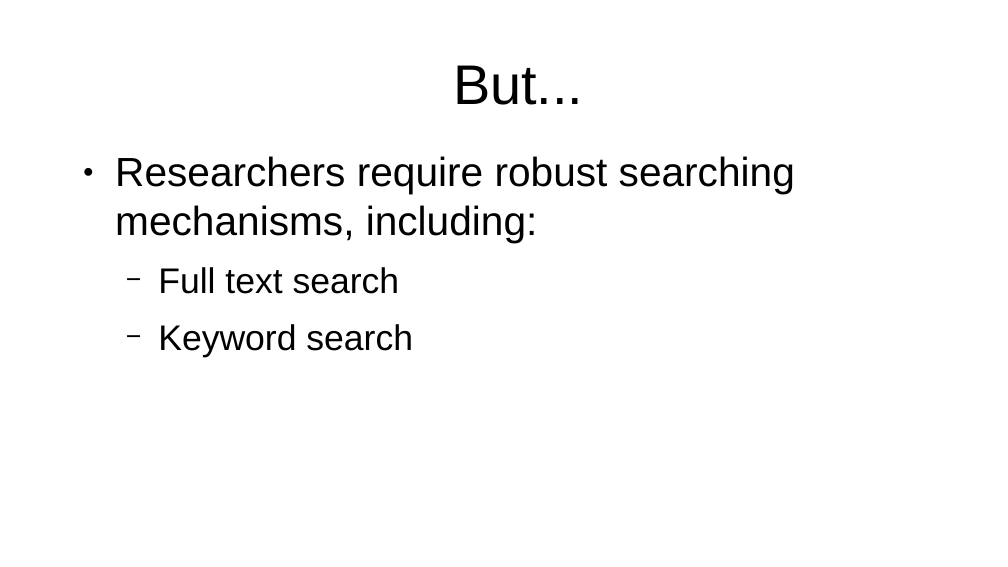
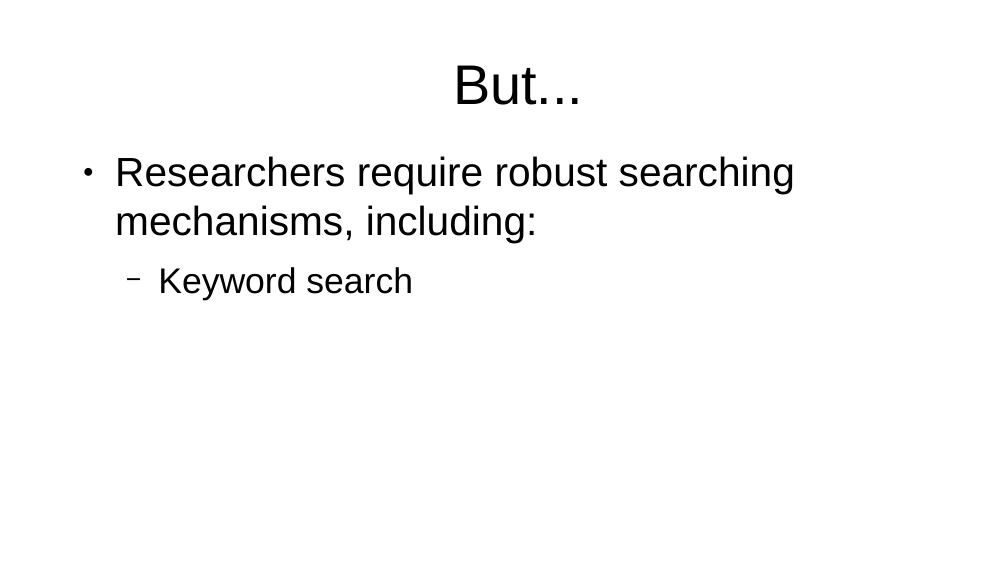
Before and after one commit to projectEndings/Endings, a slide deck: slide 6 of presentations/dhsi2020/staticSearch.odp (slide 7 before the commit). Drawn at 1008x567 pixels with LibreOffice and Linux fonts; fonts in the diff are those of the drawing. Boxes give left, top, right and bottom in pixels: in the first picture for what was removed or moved away, otherwise in the second. Text is boxed around its words. In the diff, an @@ line names an element or a change of style, - is before the commit and + after.

```diff
--- a/presentations/dhsi2020/staticSearch.odp
+++ b/presentations/dhsi2020/staticSearch.odp
@@ text at (x1=158, y1=267, x2=400, y2=294): paragraph removed @@
-  − Full text search
```
Also in this commit, not shown: 4 other slides changed, 4 slides added, 2 other files.
